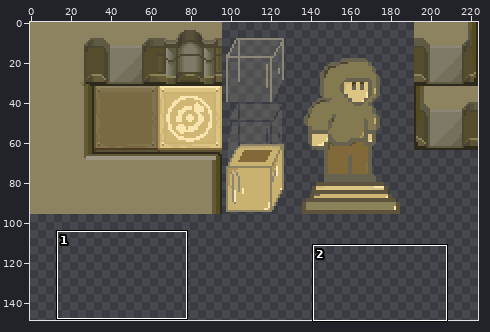
Sprite sheet, stored at Sprites/EnvironmentReal/Chamber/chamber.png. Above, an overview of the earlier version with the close-up marked.
Close-up. Earlier state:
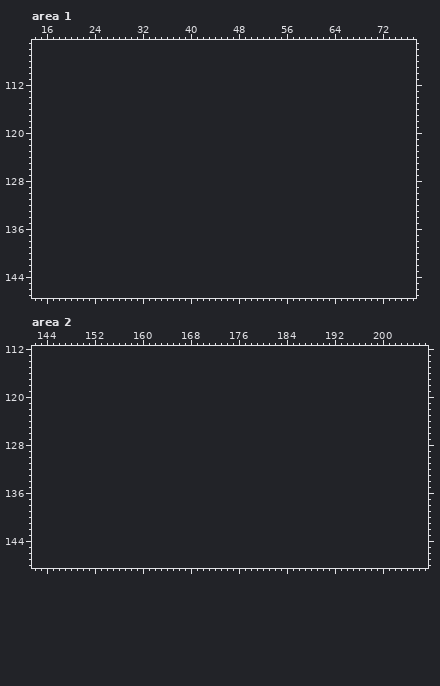
The file is 224x96 pixels. Colours within 5 levels of each other are drawn and written as one. Shown: area 1: x 14..77, y 105..147; area 2: x 142..207, y 112..148. The old version is drawn lined up with the new one, on the new canvas. The wide view leaves out empty margins. The commit also changed other parts of the picture, which this record leaves out.
Palette (. is transparent): 
Pixels before, area 1 (only the part around the change), first column x 14:
105 ................................................................
106 ................................................................
107 ................................................................
108 ................................................................
109 ................................................................
110 ................................................................
111 ................................................................
112 ................................................................
113 ................................................................
114 ................................................................
115 ................................................................
116 ................................................................
117 ................................................................
118 ................................................................
119 ................................................................
120 ................................................................
121 ................................................................
122 ................................................................
123 ................................................................
124 ................................................................
125 ................................................................
126 ................................................................
127 ................................................................
128 ................................................................
129 ................................................................
130 ................................................................
131 ................................................................
132 ................................................................
133 ................................................................
134 ................................................................
135 ................................................................
136 ................................................................
137 ................................................................
138 ................................................................
139 ................................................................
140 ................................................................
141 ................................................................
142 ................................................................
143 ................................................................
144 ................................................................
145 ................................................................
146 ................................................................
147 ................................................................
Pixels before, area 2 (only the part around the change), first column x 143:
114 .................................................................
115 .................................................................
116 .................................................................
117 .................................................................
118 .................................................................
119 .................................................................
120 .................................................................
121 .................................................................
122 .................................................................
123 .................................................................
124 .................................................................
125 .................................................................
126 .................................................................
127 .................................................................
128 .................................................................
129 .................................................................
130 .................................................................
131 .................................................................
132 .................................................................
133 .................................................................
134 .................................................................
135 .................................................................
136 .................................................................
137 .................................................................
138 .................................................................
139 .................................................................
140 .................................................................
141 .................................................................
142 .................................................................
143 .................................................................
144 .................................................................
145 .................................................................
146 .................................................................
147 .................................................................
148 .................................................................
And afterwards:
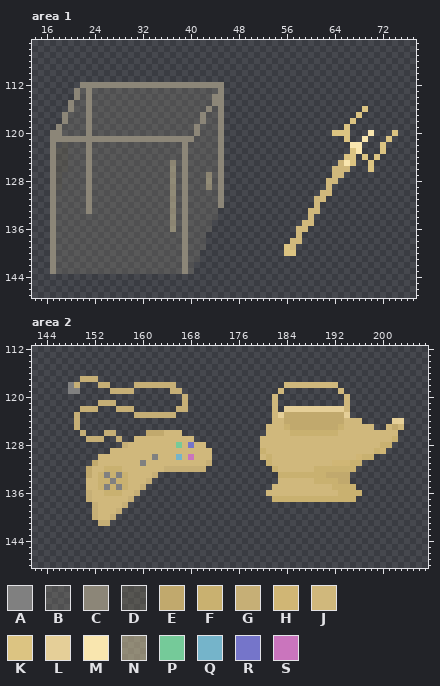
Colours new in this view: A #808080  B #8c867845  C #8c8678  D #736c5960  E #c1a96d  F #c9b170  G #c6af76  H #d0b675  J #d0b87c  K #dcc482  L #e5cf98  M #f9e6af  N #d4c69c87  P #75ca99  Q #75b4ca  R #7575ca  S #ca75bd
Diff:
canvas 224x96 -> 224x189
Area 1:
y 112: x 22..45 ........................ -> CCCCCCCCCCCCCCCCCCCCCCCC
y 113: x 21..45 ......................... -> CBCBBBBBBBBBBBBBBBBBBBBBC
y 114: x 21..45 ......................... -> CBCBBBBBBBBBBBBBBBBBBBBCC
y 115: x 20..45 .......................... -> CBBCBBBBBBBBBBBBBBBBBBBBCC
y 116: x 20..45 .......................... -> CBBCBBBBBBBBBBBBBBBBBBBCBC; x 69 . -> K
y 117: x 19..45 ........................... -> CBBBCBBBBBBBBBBBBBBBBBBCBBC; x 68 . -> K
y 118: x 19..45 ........................... -> CBBBCBBBBBBBBBBBBBBBBBBCBBC; x 67 . -> K
y 119: x 18..45 ............................ -> CBBBBCBBBBBBBBBBBBBBBBBCBBBC; x 66 . -> K
y 120: x 17..45 ............................. -> CCBBBBCBBBBBBBBBBBBBBBBBCBBBC; x 64..66 ... -> KKK; x 70 . -> M; x 74 . -> K
y 121: x 17..45 ............................. -> CCCCCCCCCCCCCCCCCCCCCCCCBBBBC; x 66 . -> K; x 69 . -> M; x 73 . -> K
y 122: x 17..45 ............................. -> CBDBBBCBBBBBBBBBBBBBBBCBBBBBC; x 67..68 .. -> MM; x 72 . -> K
y 123: x 17..45 ............................. -> CDDBBBCBBBBBBBBBBBBBBBCBBBBBC; x 67..68 .. -> KM; x 72 . -> K
y 124: x 17..45 ............................. -> CDDBBBCBBBBBBBBBBBBBBBCBBBBBC; x 66..67 .. -> KK; x 69 . -> K; x 71 . -> K
y 125: x 17..45 ............................. -> CDDBBBCBBBBBBBBBBBBBNBCBBBBBC; x 65..67 ... -> JMK; x 70 . -> K
y 126: x 17..45 ............................. -> CDDBBBCBBBBBBBBBBBBBNBCBBBBBC; x 64..66 ... -> JJJ; x 70 . -> K
y 127: x 17..45 ............................. -> CDBBBBCBBBBBBBBBBBBBNBCBBBNBC; x 64..65 .. -> JJ
y 128: x 17..45 ............................. -> CDBBBBCBBBBBBBBBBBBBNBCBBBNBC; x 63..64 .. -> JJ
y 129: x 17..45 ............................. -> CDBBBBCBBBBBBBBBBBBBNBCBBBNBC; x 63 . -> J
y 130: x 17..45 ............................. -> CBBBBBCBBBBBBBBBBBBBNBCBBBBBC; x 62..63 .. -> JJ
y 131: x 17..45 ............................. -> CBBBBBCBBBBBBBBBBBBBNBCBBBBBC; x 61..62 .. -> JJ
y 132: x 17..45 ............................. -> CBBBBBCBBBBBBBBBBBBBNBCBBBBBC; x 61 . -> J
y 133: x 17..44 ............................ -> CBBBBBCBBBBBBBBBBBBBNBCBBBBB; x 60..61 .. -> JJ
y 134: x 17..44 ............................ -> CBBBBBBBBBBBBBBBBBBBNBCBBBBB; x 60 . -> J
y 135: x 17..43 ........................... -> CBBBBBBBBBBBBBBBBBBBNBCBBBB; x 59..60 .. -> JJ
y 136: x 17..43 ........................... -> CBBBBBBBBBBBBBBBBBBBNBCBBBB; x 58..59 .. -> JJ
y 137: x 17..42 .......................... -> CBBBBBBBBBBBBBBBBBBBBBCBBB; x 58 . -> J
y 138: x 17..42 .......................... -> CBBBBBBBBBBBBBBBBBBBBBCBBB; x 57..58 .. -> JJ
y 139: x 17..42 .......................... -> CBBBBBBBBBBBBBBBBBBBBBCBBB; x 56..57 .. -> KJ
y 140: x 17..41 ......................... -> CBBBBBBBBBBBBBBBBBBBBBCBB; x 56..57 .. -> KK
y 141: x 17..41 ......................... -> CBBBBBBBBBBBBBBBBBBBBBCBB
y 142..143: x 17..40 ........................ -> CBBBBBBBBBBBBBBBBBBBBBCB
Area 2:
y 117: x 150..152 ... -> GGG
y 118: x 148..149 .. -> AG; x 153..154 .. -> GG; x 159..165 ....... -> GGGGGGG; x 184..192 ......... -> JJJJJJJJJ
y 119: x 148..149 .. -> AA; x 155..158 .... -> GGGG; x 165..166 .. -> GG; x 183 . -> J; x 193 . -> J
y 120: x 167 . -> G; x 182 . -> J; x 194 . -> J
y 121: x 153..155 ... -> GGG; x 167 . -> G; x 182 . -> J; x 194 . -> J
y 122: x 150..152 ... -> GGG; x 156..158 ... -> GGG; x 166..167 .. -> GG; x 182 . -> J; x 184..194 ........... -> LLLLLLLLLLJ
y 123: x 149 . -> G; x 159..165 ....... -> GGGGGGG; x 182..194 ............. -> JLEEEEEEEEEEL
y 124: x 149 . -> G; x 182..196 ............... -> JJEEEEEEEEEEJJJ; x 202..203 .. -> LL
y 125: x 149 . -> G; x 181..198 .................. -> JJJFEEEEEEEEFJJJJJ; x 201..203 ... -> JEJ
y 126: x 150 . -> G; x 154..155 .. -> GG; x 161..166 ...... -> EEEJJJ; x 181..202 ...................... -> JJJJFFFFFFFFJJJJJJJJJJ
y 127: x 151..153 ... -> GGG; x 156 . -> G; x 159..168 .......... -> JJJJJJJJJJ; x 180..202 ....................... -> JJJJJJJJJJJJJJJJJJJJJJF
y 128: x 157..170 .............. -> GJJJJJJJJPJRJJ; x 180..201 ...................... -> JJJJJJJJJJJJJJJJJJJJFF
y 129: x 155..171 ................. -> JJJJJJJJJJJJJJJJJ; x 180..200 ..................... -> FJJJJJJJJJJJJJJJJJJFH
y 130: x 153..171 ................... -> JJJJJJJJJAJJJQJSJJJ; x 180..198 ................... -> JFJJJJJJJJJJJJJJHFF
y 131: x 152..171 .................... -> EJJJJJJJAJJJJJJJJJJG; x 181..196 ................ -> FJJJJJJJJJJHHHFF
y 132: x 151..170 .................... -> EJJFFFJJJJJJJGGGGGGG; x 182..195 .............. -> FJJJJJJFFFFFFF
y 133: x 151..162 ............ -> EJFAFAFJJJJG; x 183..194 ............ -> FFFFFFFFEEEE
y 134: x 151..161 ........... -> JJFFAFFJJJG; x 183..194 ............ -> JJJJJJFFFFEE
y 135: x 151..160 .......... -> JJFAFAFJJG; x 182..195 .............. -> JJJJJJJJJJFFFF
y 136: x 151..159 ......... -> GJJFFFJJG; x 181..196 ................ -> JJJJJJJJJJJJFFFF
y 137: x 151..158 ........ -> GJJJJJJG; x 182..195 .............. -> FFFFFFFFFFFFFF
y 138: x 152..157 ...... -> GJJJJG
y 139: x 152..156 ..... -> GJJJG
y 140: x 152..155 .... -> GJJG
y 141: x 153..154 .. -> GG
